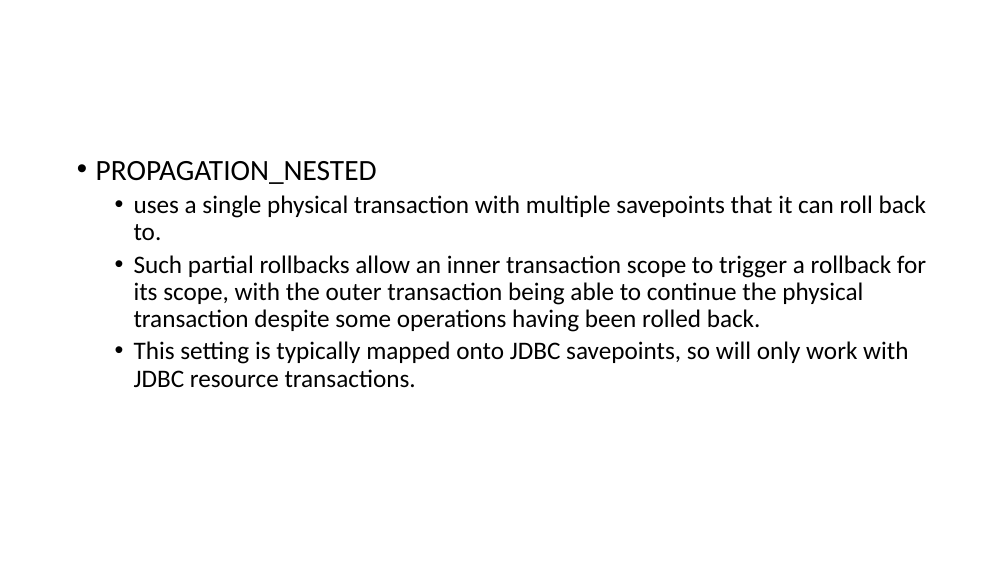
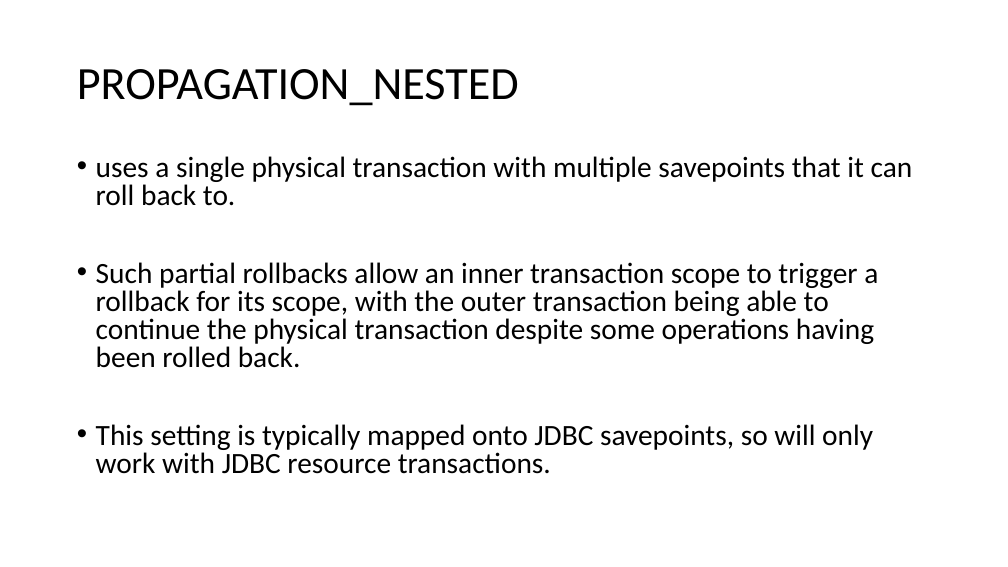
Before and after one commit to lawren43/mytest-repo, a slide deck: slide 22 of test-springmvc/doc/3.JPA+Spring.pptx. Drawn at 1008x567 pixels with LibreOffice and Linux fonts; fonts in the diff are those of the drawing. Boxes give left, top, right and bottom in pixels: in the first picture for what was removed or moved away, otherwise in the second. Text is boxed around its words. In the diff, an @@ line names an element or a change of style, - is before the commit and + after.

```diff
--- a/test-springmvc/doc/3.JPA+Spring.pptx
+++ b/test-springmvc/doc/3.JPA+Spring.pptx
@@ title added at [77, 69, 519, 106], 44 pt, text #000000 @@
+PROPAGATION_NESTED
@@ text "uses a single physical transaction ..." at [96, 156, 913, 474]: size 24 to 28 pt; list level 2 to 1 in "uses a single physical transaction ..."; line spacing 0.9 to 0.8; list level 2 to 1 in "Such partial rollbacks allow an ..."; list level 2 to 1 in "This setting is typically mapped ..." @@
@@ text at [96, 161, 377, 184]: paragraph removed @@
-• PROPAGATION_NESTED
```
Also in this commit, not shown: 9 other slides changed, 1 slide added, 9 other files.
